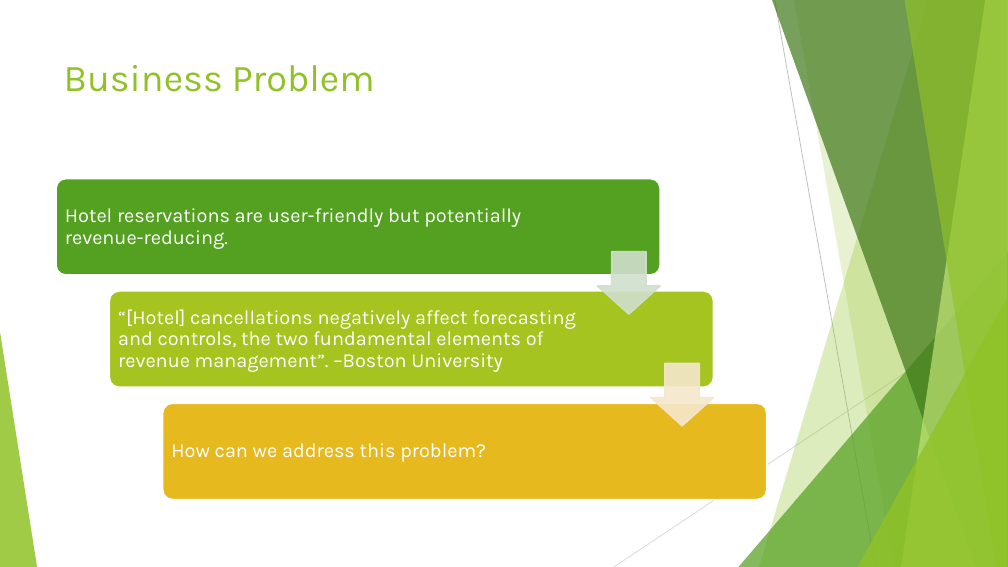
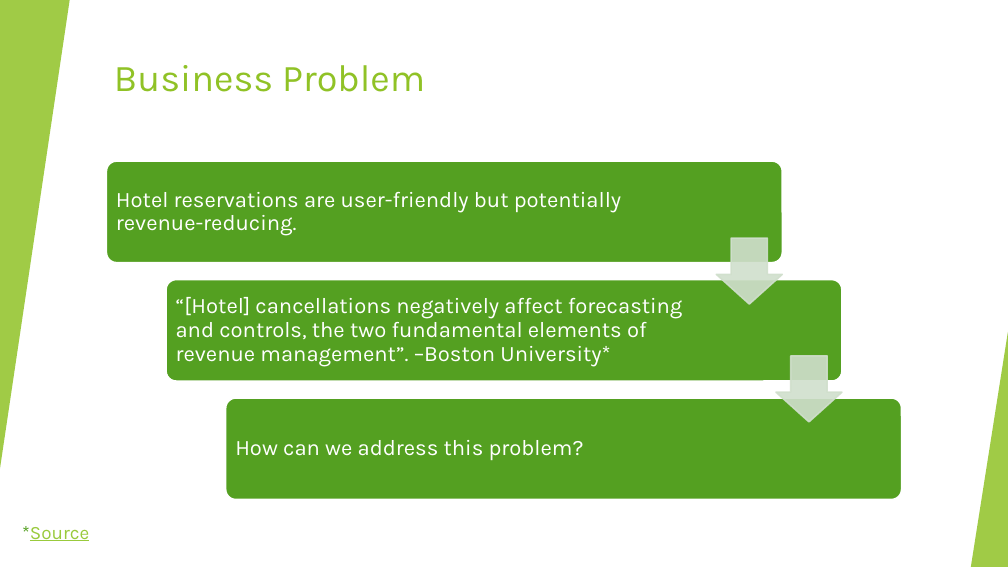
Before and after one commit to dorndorfronk/Capstone2, a slide deck: slide 2 of Predicting Hotel Cancellation.pptx. Drawn at 1008x567 pixels with LibreOffice and Linux fonts; fonts in the diff are those of the drawing. Boxes give left, top, right and bottom in pixels: in the first picture for what was removed or moved away, otherwise in the second. Text is boxed around its words. In the diff, an @@ line names an element or a change of style, - is before the commit and + after.

Commit message:
Modified final presentation with additional bullet points and improved overall formatting to be more consistent. Added PDF of presentation.

```diff
--- a/Predicting Hotel Cancellation.pptx
+++ b/Predicting Hotel Cancellation.pptx
@@ rectangle added at (0, 0, 1008, 567), fill #FFFFFF @@
@@ triangle added at (0, 0, 70, 469), fill #90C226 at 85% opacity @@
@@ title "Business Problem": place and size @@
-title "Business Problem" at (64, 65, 375, 92)
+title "Business Problem" at (114, 65, 425, 92)
@@ rounded rectangle: place and size @@
-rounded rectangle at (56, 178, 660, 274)
+rounded rectangle at (107, 161, 783, 262)
@@ text "Hotel reservations are user-friendly but ..." at (116, 192, 621, 236): size 19 to 21 pt @@
@@ text "Hotel reservations are user-friendly but ...": place and size @@
-text "Hotel reservations are user-friendly but ..." at (65, 208, 521, 249)
+text "Hotel reservations are user-friendly but ..." at (116, 192, 621, 236)
@@ down arrow: place and size @@
-down arrow at (597, 252, 660, 315)
+down arrow at (717, 238, 783, 304)
@@ rounded rectangle: place and size @@
-rounded rectangle at (110, 291, 714, 387)
+rounded rectangle at (166, 280, 842, 381)
@@ rounded rectangle at (166, 280, 842, 381): fill #A5C41F to #54A021 @@
@@ text at (176, 297, 683, 367): text changed; size 19 to 21 pt @@
-“[Hotel] cancellations negatively affect forecasting and controls, the two fundamental elements of revenue management”. –Boston University
+“[Hotel] cancellations negatively affect forecasting and controls, the two fundamental elements of revenue management”. –Boston University*
@@ down arrow: place and size @@
-down arrow at (651, 364, 714, 426)
+down arrow at (776, 356, 842, 422)
@@ down arrow at (776, 356, 842, 422): fill #F5E7CD at 90% opacity to #D1DFCD at 90% opacity; outline #F5E7CD 1.5 pt to #D1DFCD 1.5 pt @@
@@ triangle added at (971, 332, 1008, 567), fill #90C226 at 85% opacity @@
@@ rounded rectangle: place and size @@
-rounded rectangle at (163, 403, 767, 499)
+rounded rectangle at (226, 398, 902, 499)
@@ rounded rectangle at (226, 398, 902, 499): fill #E6B91E to #54A021 @@
@@ text "How can we address this ...": place and size @@
-text "How can we address this ..." at (171, 443, 486, 462)
+text "How can we address this ..." at (235, 440, 584, 460)
@@ text "How can we address this ..." at (235, 440, 584, 460): size 19 to 21 pt @@
@@ text added at (22, 526, 89, 541), 18 pt, text #99CA3C, underline @@
+*Source
```
Also in this commit, not shown: 7 other slides changed, 1 slide removed, 2 other files.
